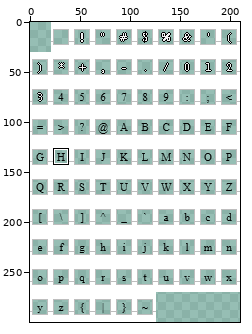
A pixel-art file gets an edit: assets/sprites/UI/Font/Simpletun-template.aseprite. The first picture is a wide view before the edit; the outline marks the close-up.
Close-up. Earlier state:
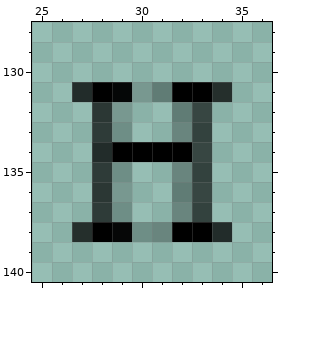
210x300 pixels, 1 frame. Pixels under 10% opacity are left out. Colours within 5 levels of each other are drawn and written as one. Shown: x 25..36, y 128..140. The commit also changed other parts of the picture, which this record leaves out.
After:
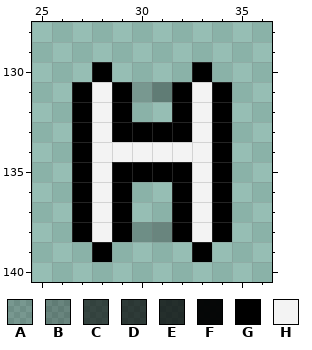
Palette (. is transparent): A #00000033  B #0000004d  C #000000a1  D #000000b0  E #000000c0  F #000000f5  G #000000  H #f3f3f3
Author's note on the commit: Updated Font Sheet Added More Letters
From old to new:
--- layer "Font"
@@ x 25..36 @@
 129 ............
-130 ............
-131 ..EGFABGGE..
-132 ...DA..BC...
-133 ...DA..BC...
-134 ...EGGGGC...
-135 ...DA..BC...
-136 ...DA..BC...
-137 ...DA..BC...
-138 ..EGFABGGE..
-139 ............
+130 ...G....G...
+131 ..GHGABGHG..
+132 ..GHG..GHG..
+133 ..GHGGGGHG..
+134 ..GHHHHHHG..
+135 ..GHGGGGHG..
+136 ..GHG..GHG..
+137 ..GHG..GHG..
+138 ..GHGABGHG..
+139 ...G....G...
 140 ............
Boxes around the changes in both close-ups, in picture pixels (x1, y1, x2, y2):
changed: (72, 62, 232, 262)
